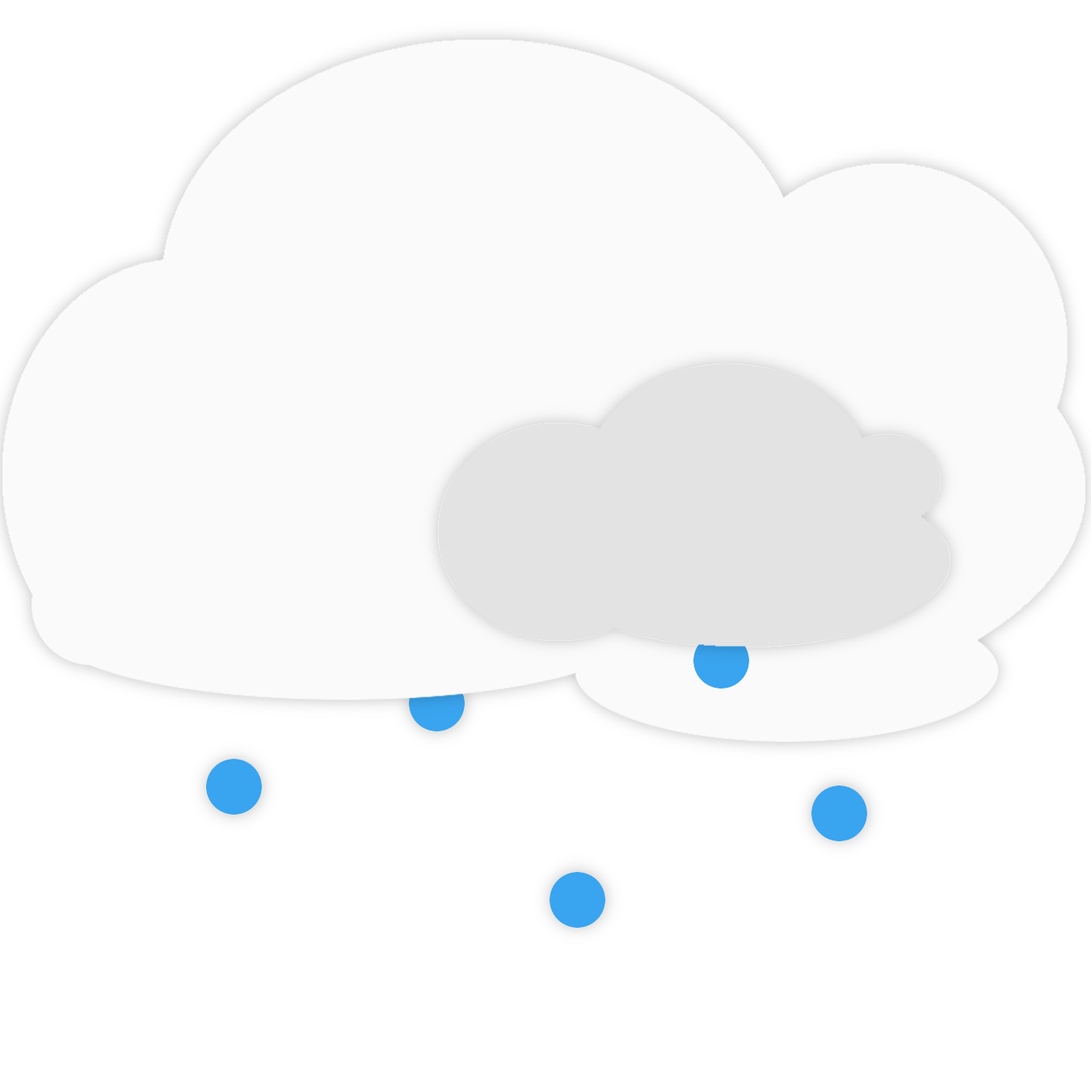
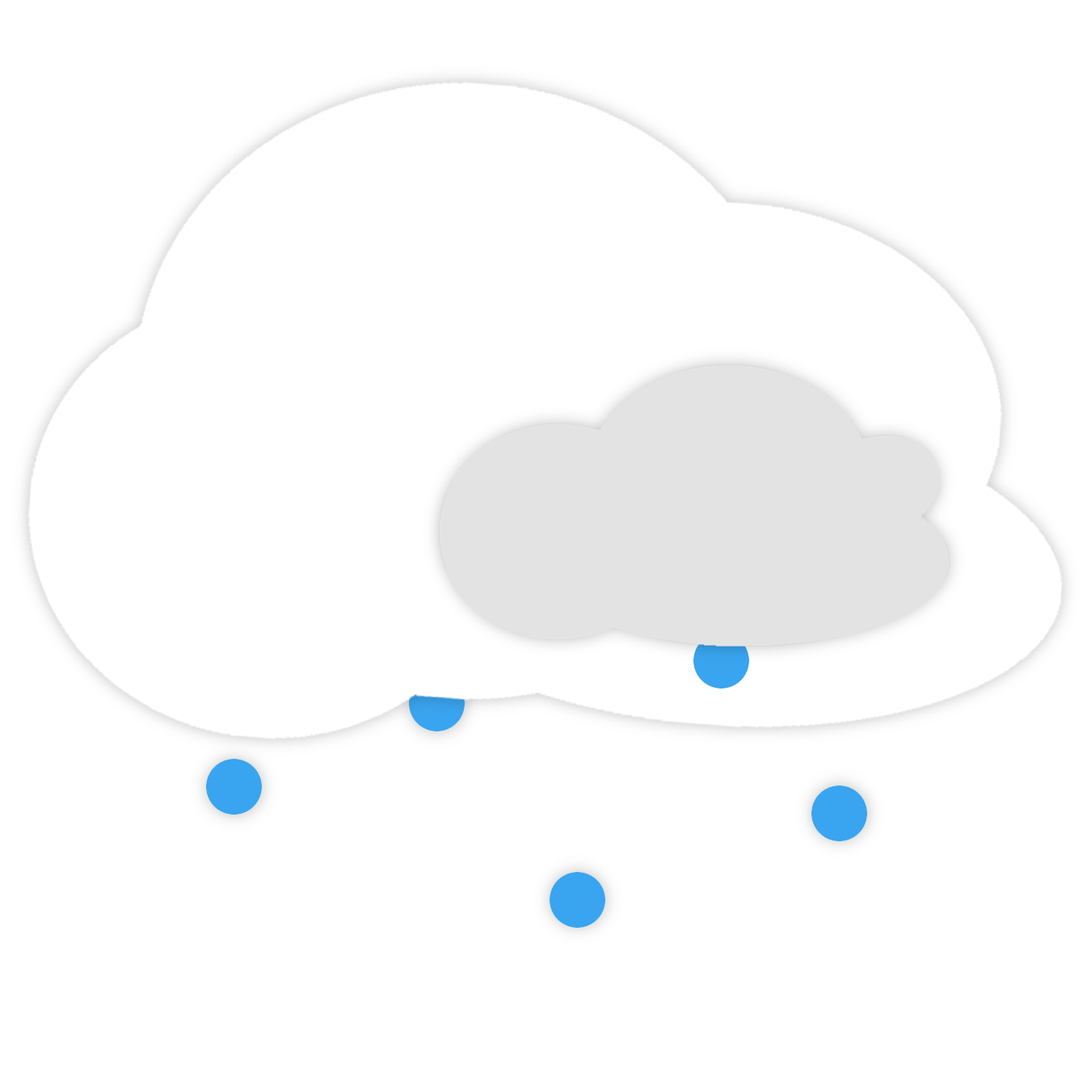
Layer changes from the first (1091, 1091) image to the second:
removed layer "cloudsmall" over [422, 347, 967, 664]
added layer "cloud #1" above "Drop Shadow #3" over [439, 364, 951, 647]
added layer "Drop Shadow #3" (25%) above "rain4" over [418, 344, 971, 668]
removed layer "cloud" over [0, 26, 1091, 756]
added layer "big" above "Drop Shadow #5" over [26, 80, 1065, 740]
added layer "Drop Shadow #5" (25%) above "rain copy" over [8, 62, 1083, 756]
hid "Background" over [0, 26, 1091, 756]
